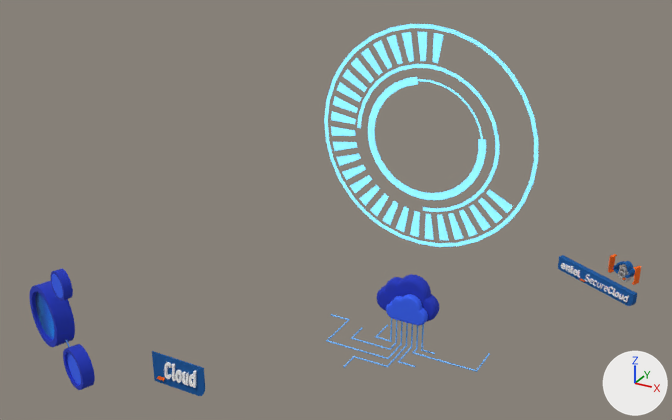
A saved change to the glTF model asd6/COMP6.gltf.
Rendered twice from a 50 mm camera at (25.8, -60.6, 23.0) aimed at (1.7, -16.9, 1.2). The axes (+X, +Y, +Z) are drawn at lower right. The lights are the same throughout. Both versions are drawn at frame 515 of the action 'Anim_0'; the numbers are the values there.
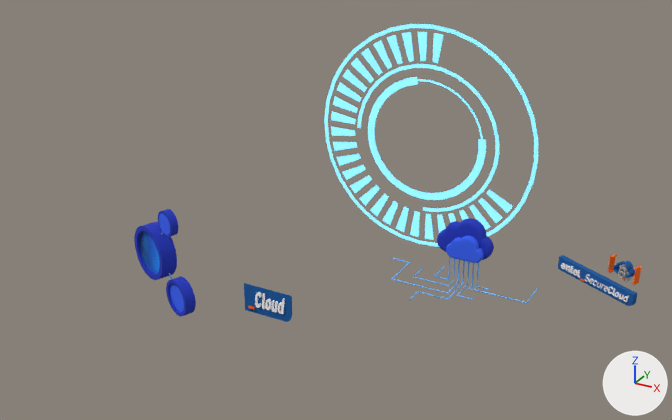
ob_empty is not drawn itself; it is the parent of ob_object_15, ob_object_16, ob_object_5, ob_object_9_001.

Edits to the bpy script that builds the scene:
```text
Change ob_empty:
    ob_empty.location: (0.0, -45.27, 0.0) -> (0.0, -37.59, 0.0)
```

Changed parts and their boxes (x1, y1, x2, y2) in the pictures (672 x 420 px):
'object_9.001', moved: before (30, 269, 95, 390); after (134, 209, 196, 316)
'object_15', moved: before (326, 274, 490, 372); after (391, 218, 537, 303)
'object_5', moved: before (152, 351, 205, 396); after (244, 283, 292, 322)
